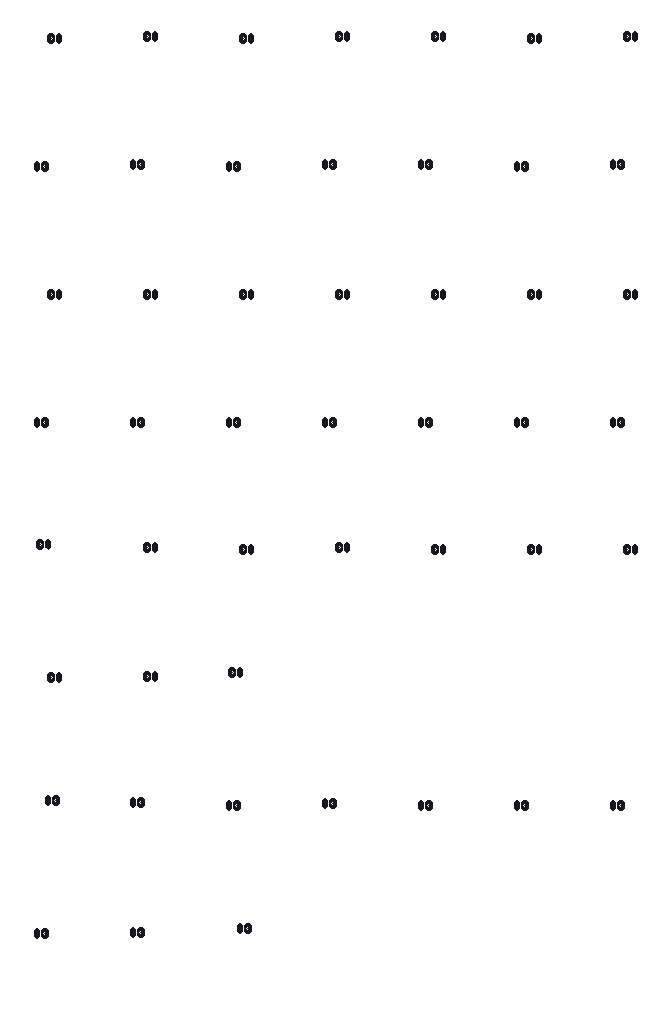
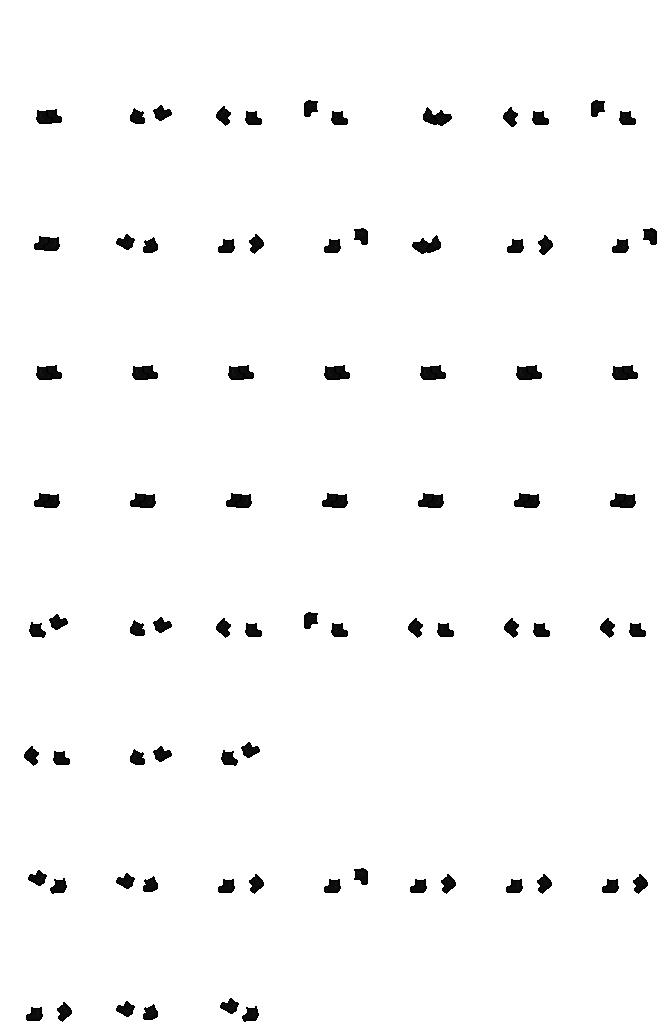
Two versions of the same layered image (672x1024). Layer-by-layer changes:
added layer "rain boots black" above "rain boots white" over [24, 100, 657, 1022]
hid "Button Eyes black" over [34, 31, 638, 939]
